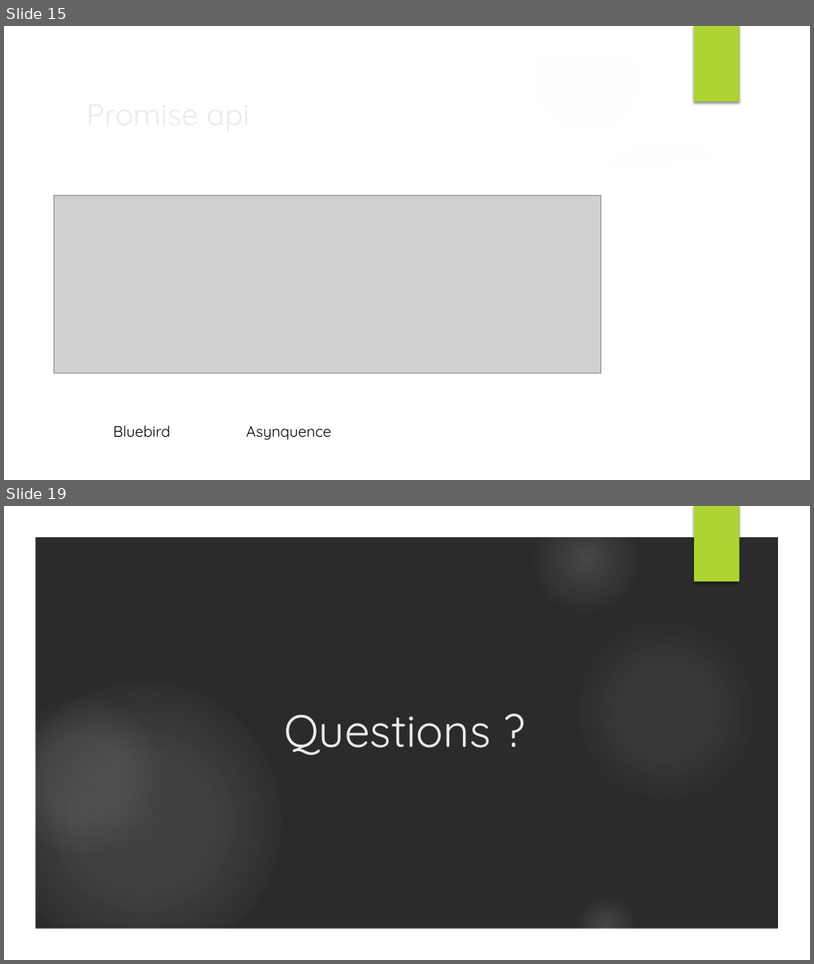
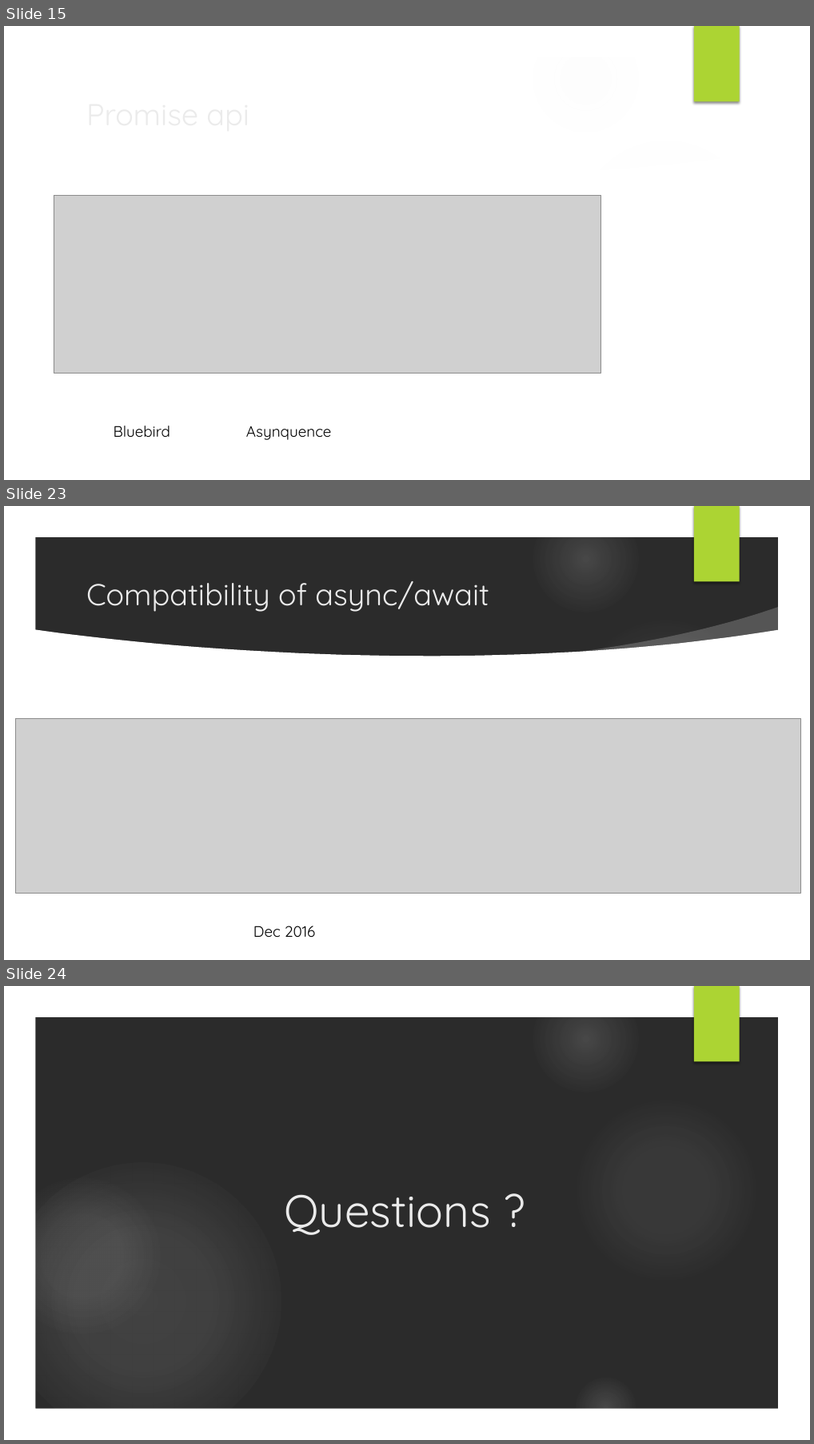
Before and after one commit to muxahuk/asyncJs, a slide deck: Asynchronous JavaScript.pptx. Shown one above the other, each under a label of ours: slides 15 and 19 before the commit, slides 15, 23 and 24 after it; the slides between them are not shown. The pictures are 814x964 and 814x1444 pixels, drawn with LibreOffice and Linux fonts; fonts in the diff are those of the drawing; grey boxes stand for pictures; background and template pictures are left out; a plain dark background stands for a picture behind light text. Boxes give left, top, right and bottom in pixels: in the first picture for what was removed or moved away, otherwise in the second. Text is boxed around its words. In the diff, an @@ line names an element or a change of style, - is before the commit and + after.

```diff
--- a/Asynchronous JavaScript.pptx
+++ b/Asynchronous JavaScript.pptx
@@ slide 23 added at [4, 506, 810, 960], background picture (left out); not listed: 9 template elements that a slide beside it also shows @@
@@ title added at [86, 581, 490, 612], 36 pt, text #EBEBEB @@
+Compatibility of async/await
@@ picture added at [15, 718, 802, 892] @@
@@ text added at [254, 925, 315, 937], 18 pt, text #000000 @@
+Dec 2016
@@ what was slide 19 is now slide 24 @@
```
Also in this commit, not shown: 3 slides changed, 5 other slides added, 1 slide removed.
